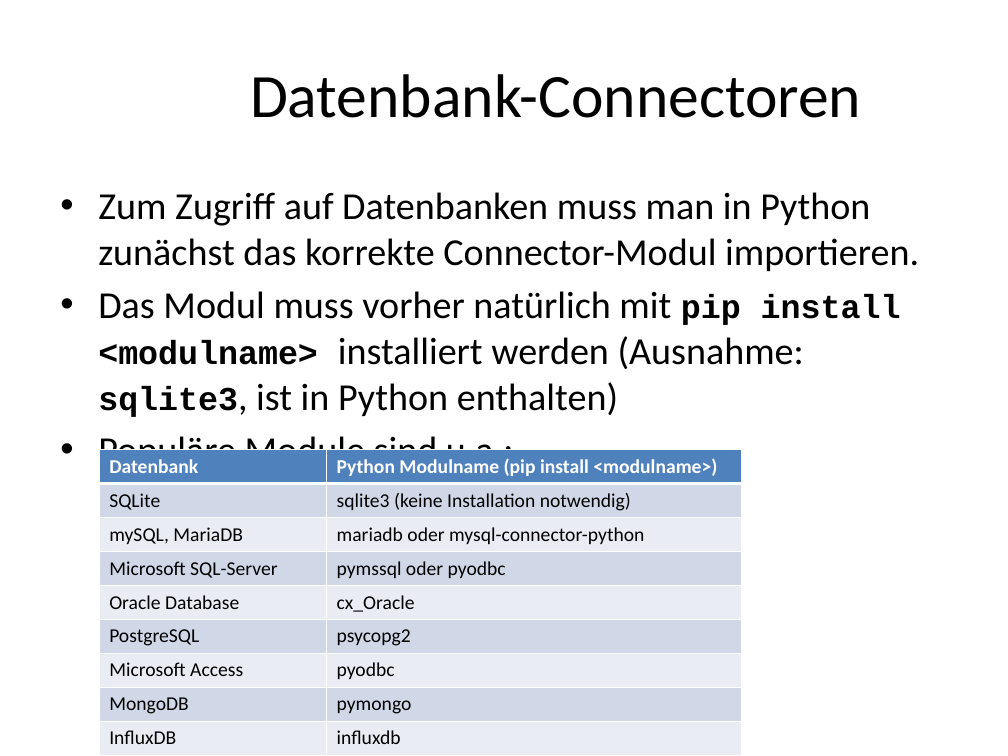
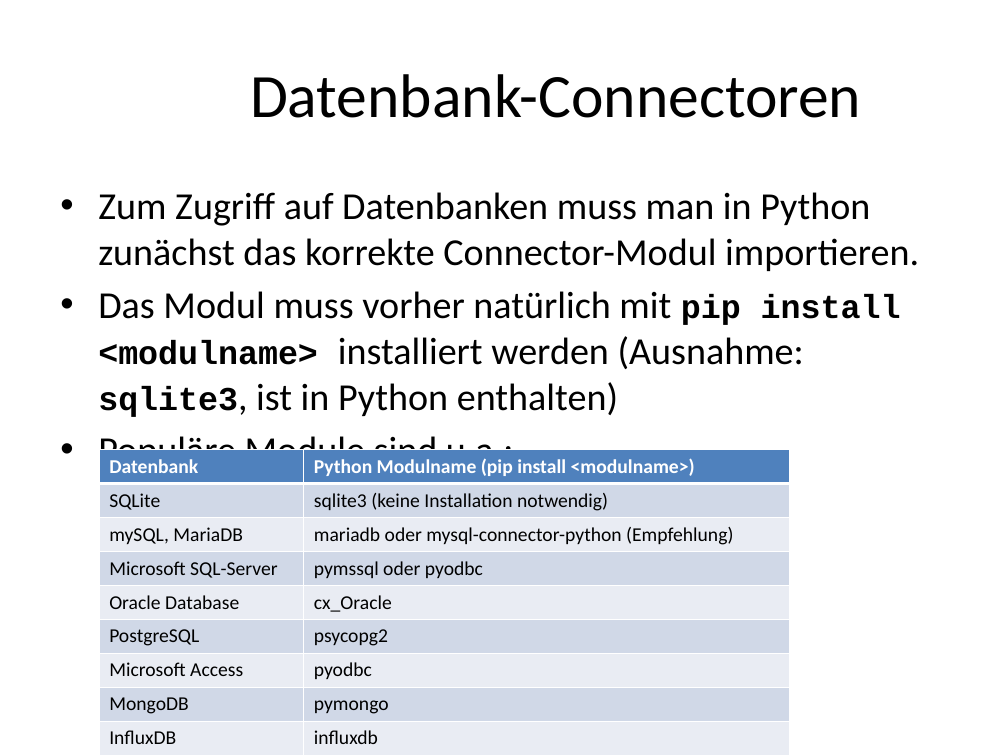
Before and after one commit to MickyRoth/Presentations, a slide deck: slide 90 of Python3 Fachinformatiker.pptx. Drawn at 1008x756 pixels with LibreOffice and Linux fonts; fonts in the diff are those of the drawing; background and template pictures are left out. Boxes give left, top, right and bottom in pixels: in the first picture for what was removed or moved away, otherwise in the second. Text is boxed around its words. In the diff, an @@ line names an element or a change of style, - is before the commit and + after.

```diff
--- a/Python3 Fachinformatiker.pptx
+++ b/Python3 Fachinformatiker.pptx
@@ table at (99,450,789,752) @@
-row 3, column 2: mariadb oder mysql-connector-python
+row 3, column 2: mariadb oder mysql-connector-python (Empfehlung)
@@ table: place and size @@
-table at (99,450,742,752)
+table at (99,450,789,752)
```
Also in this commit, not shown: 3 other slides changed.
